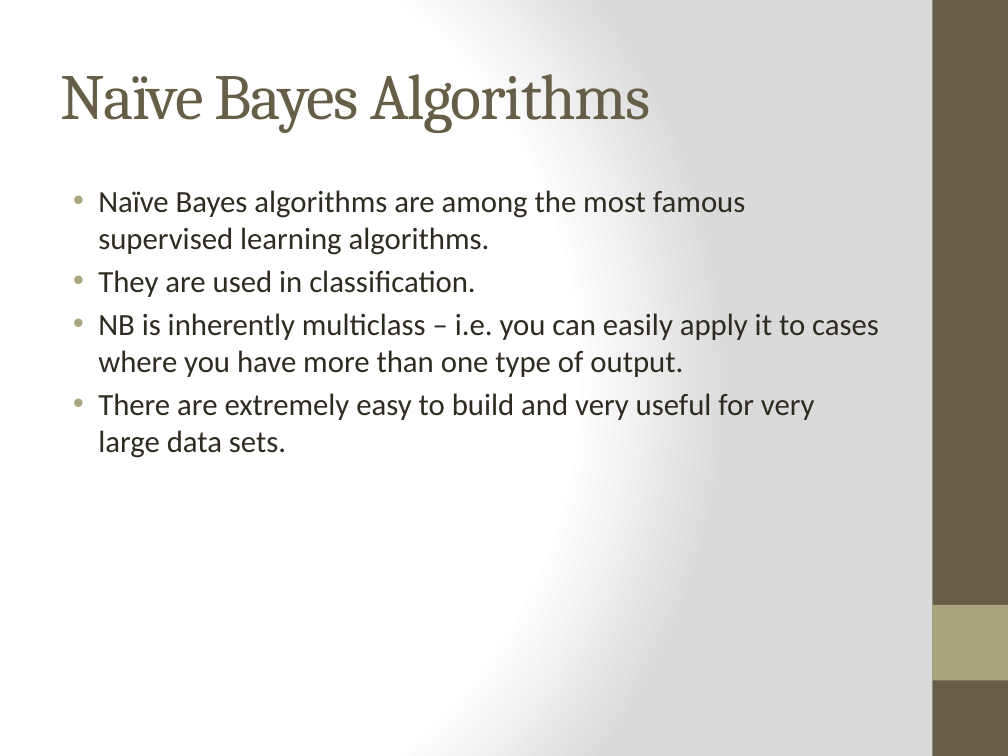
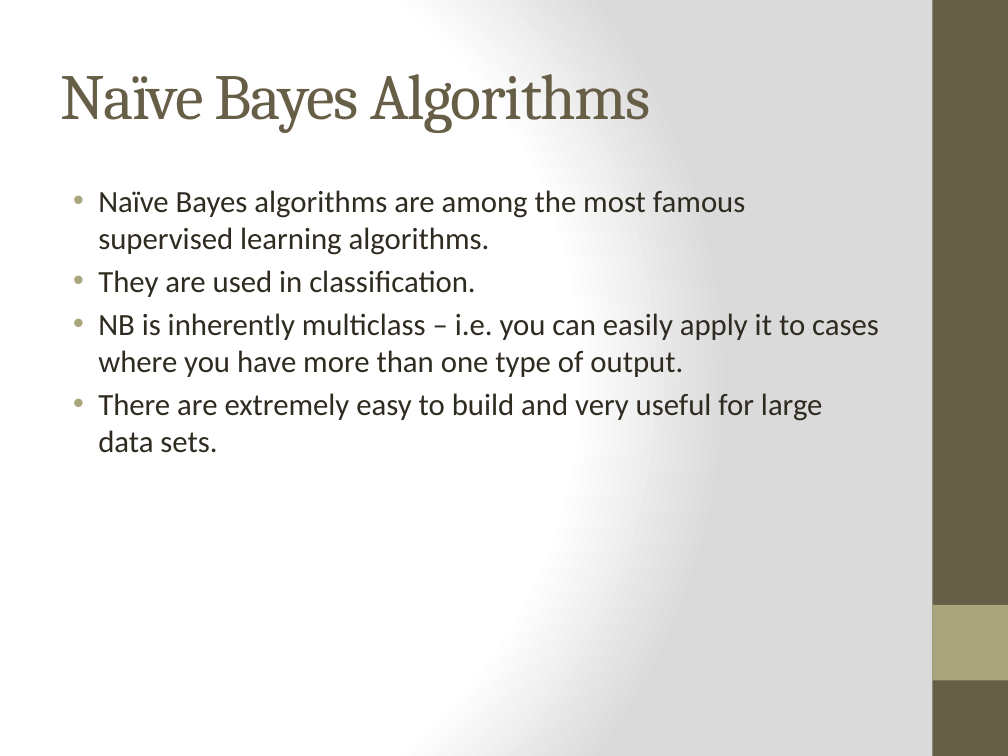
Before and after one commit to prymnumber/DS-SF-24, a slide deck: slide 3 of Lecture Notes-Slides/Lecture 17.pptx. Drawn at 1008x756 pixels with LibreOffice and Linux fonts; fonts in the diff are those of the drawing. Boxes give left, top, right and bottom in pixels: in the first picture for what was removed or moved away, otherwise in the second. Text is boxed around its words. In the diff, an @@ line names an element or a change of style, - is before the commit and + after.

```diff
--- a/Lecture Notes-Slides/Lecture 17.pptx
+++ b/Lecture Notes-Slides/Lecture 17.pptx
@@ text at (98,393,823,453): text changed @@
-• There are extremely easy to build and very useful for very large data sets.
+• There are extremely easy to build and very useful for large data sets.
```
Also in this commit, not shown: 5 other slides changed, 9 other files.
